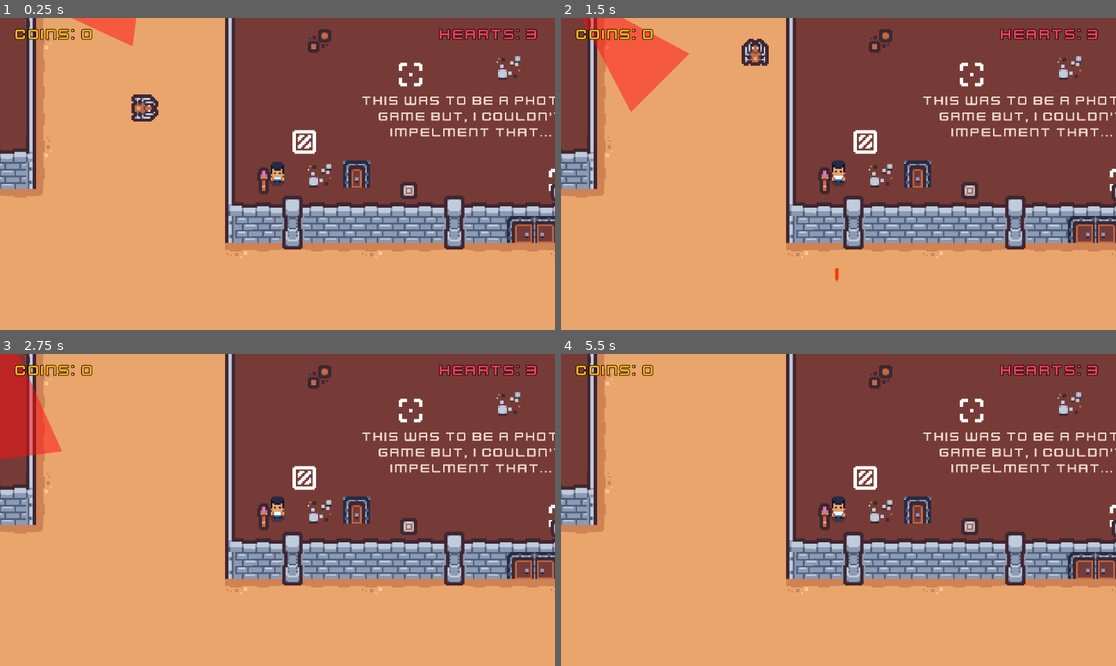
Above: before the commit, frames 1-4 (two rows, left to right).
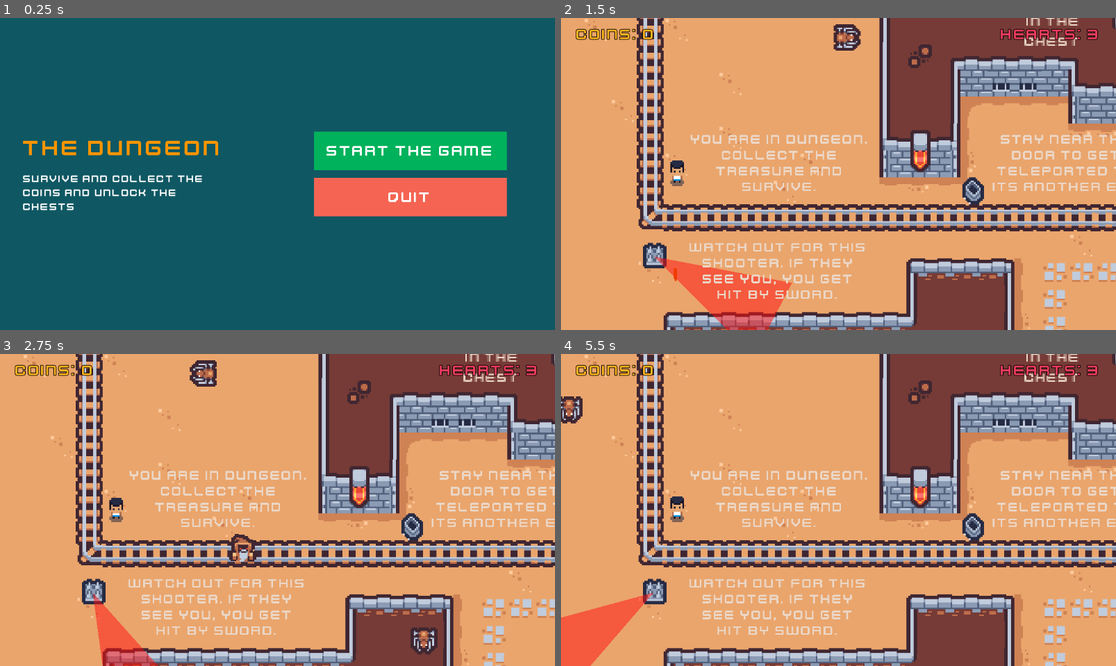
Above: after the commit, the same moments.

Repository: ki8yk8/game-dev-resolution
Game: Godot game, scene res://scenes/main_menu.tscn
Same seed, same stepped clock (60 frames per second), same inputs: the game is played once before the commit and once after it. Before the commit the project starts from res://scenes/game_play.tscn.
Inputs (mouse positions are in pixels of both pictures, inside the frame that each line leads up to):
- Up to frame 1 (0.25 s): no input
- Up to frame 2 (1.5 s): click (971, 152) at 0.5 s, where only the run after the commit has a clickable "Start the Game"; tap Space (action) at 1.25, 1.35 s; move the mouse to (960, 158) at 1.27 s; hold D (right) from 1.28 s (still down); click (960, 158) at 1.42 s
- Up to frame 3 (2.75 s): tap Space (action) at 2 s; move the mouse to (166, 525) at 2.02 s; release D (right) at 2.03 s; hold Down (down) from 2.03 s (still down); tap Alt at 2.1 s
- Up to frame 4 (5.5 s): tap Space (action) at 2.75, 3.5, 3.6, 4.25, 5 s; move the mouse to (894, 441) at 2.77 s; release Down (down) at 2.78 s; hold D (right) 2.78-3.53 s; tap Shift at 2.85, 5.1 s; move the mouse to (810, 572) at 3.52 s; hold Up (up) 3.53-4.28 s; click (810, 572) at 3.67 s; move the mouse to (1005, 556) at 4.27 s; hold A (left) from 4.28 s (still down); tap Alt at 4.35 s; move the mouse to (672, 463) at 5.02 s

The runs differ from the first frame. In frame 1, 100% of the frame differs, in the area x 0-100%, y 0-100%; in frame 2, 58%; in frame 3, 55%; in frame 4, 56%.

Commit message:
updates readme.md

Diff:
--- a/project.godot
+++ b/project.godot
@@ -11,7 +11,7 @@
 [application]
 
 config/name="New Game Project"
-run/main_scene="uid://co5vjat457ptr"
+run/main_scene="uid://2yvq6yiiep7y"
 config/features=PackedStringArray("4.6", "Mobile")
 config/icon="res://icon.svg"
 
--- a/scenes/game_play.tscn
+++ b/scenes/game_play.tscn
@@ -601,7 +601,7 @@
 [node name="Player" parent="." unique_id=1116653195 instance=ExtResource("2_swo0f")]
 unique_name_in_owner = true
 z_index = 2
-position = Vector2(831, 455)
+position = Vector2(-168, 30)
 
 [node name="Camera2D" type="Camera2D" parent="Player" unique_id=1878565070]
 zoom = Vector2(3.5, 3.5)
@@ -1392,10 +1392,10 @@
 position = Vector2(314, 101)
 
 [node name="Welcome" type="Label" parent="UIHints" unique_id=757817762]
-offset_left = -488.0
-offset_top = -43.0
-offset_right = 408.0
-offset_bottom = 254.0
+offset_left = -477.0
+offset_top = -96.0
+offset_right = 419.0
+offset_bottom = 201.0
 scale = Vector2(0.125, 0.125)
 theme_override_colors/font_color = Color(0.92, 0.84410006, 0.78200006, 1)
 theme_override_fonts/font = ExtResource("23_xaioq")
@@ -1405,10 +1405,10 @@
 autowrap_mode = 2
 
 [node name="Welcome2" type="Label" parent="UIHints" unique_id=1667285944]
-offset_left = -478.0
-offset_top = -95.0
-offset_right = 402.0
-offset_bottom = 202.0
+offset_left = -477.0
+offset_top = -32.0
+offset_right = 403.0
+offset_bottom = 265.0
 scale = Vector2(0.125, 0.125)
 theme_override_colors/font_color = Color(0.92, 0.84410006, 0.78200006, 1)
 theme_override_fonts/font = ExtResource("23_xaioq")
@@ -1829,7 +1829,7 @@
 [node name="LightGame" type="Node2D" parent="." unique_id=599954962]
 
 [node name="Torch" parent="LightGame" unique_id=589813498 instance=ExtResource("27_mmt7o")]
-position = Vector2(823, 459)
+position = Vector2(809, 352)
 
 [node name="Boundary" type="Area2D" parent="LightGame" unique_id=2044914541]
 collision_layer = 65
Binary file added: dist/index.apple-touch-icon.png
Not shown, added: dist/index.apple-touch-icon.png.import
Binary file added: dist/index.icon.png
Not shown, added: dist/index.icon.png.import
Binary file added: dist/index.png
Not shown, added: dist/index.png.import
Not shown, added: export_presets.cfg
Not shown, changed: README.md
Not shown, added: dist/dist.zip
Not shown, added: dist/index.audio.position.worklet.js
Not shown, added: dist/index.audio.worklet.js
Not shown, added: dist/index.html
(and 4 more such lines)
